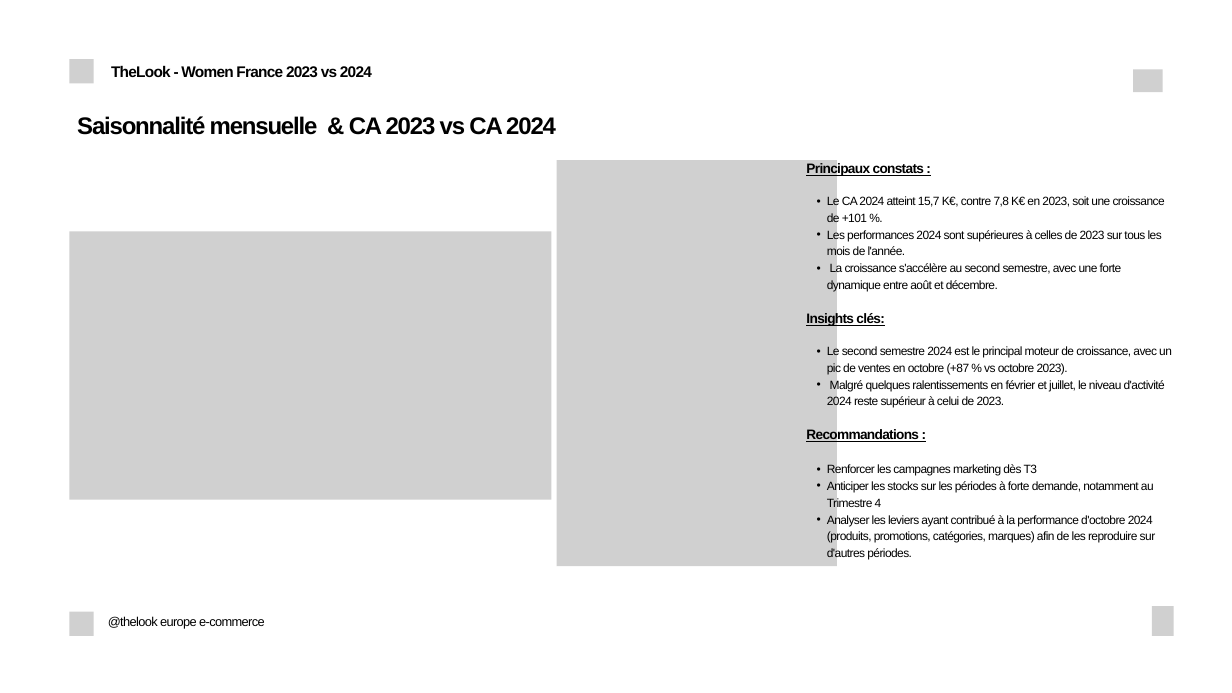
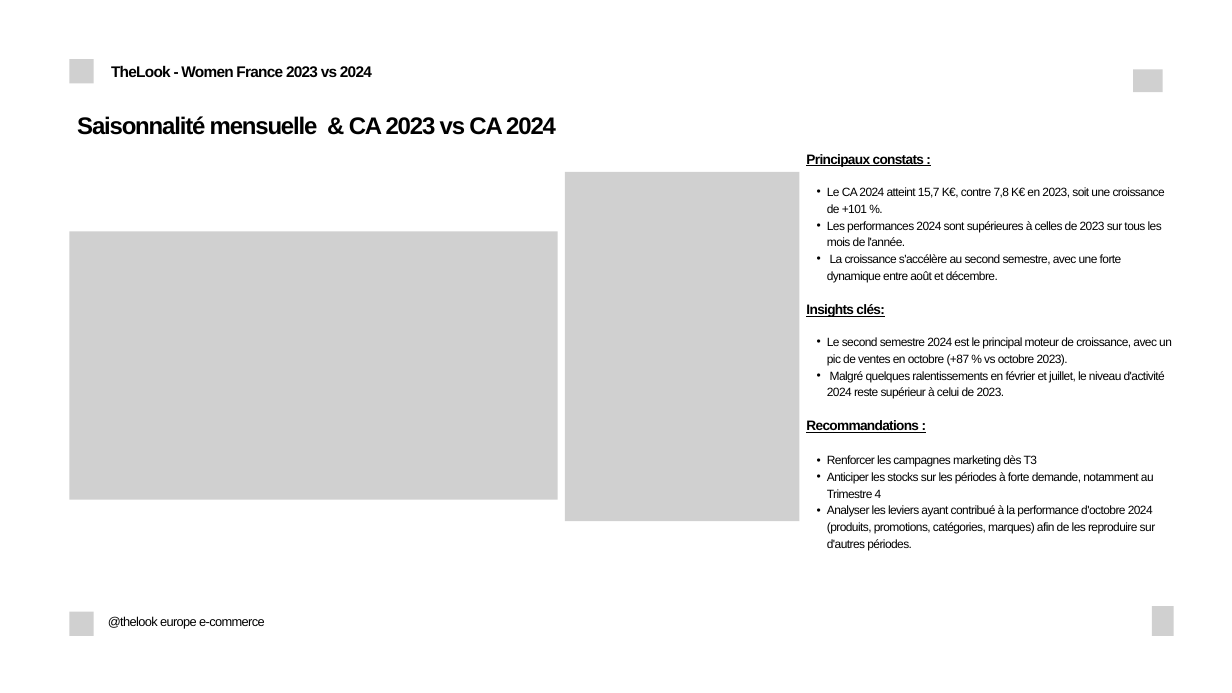
Before and after one commit to fko-data-sport/thelook-da-projet, a slide deck: slide 11 of slides/Soutenance_20min.pptx. Drawn at 1232x693 pixels with LibreOffice and Linux fonts; fonts in the diff are those of the drawing; grey boxes stand for pictures. Boxes give left, top, right and bottom in pixels: in the first picture for what was removed or moved away, otherwise in the second. Text is boxed around its words. In the diff, an @@ line names an element or a change of style, - is before the commit and + after.

Commit message:
final ppt

```diff
--- a/slides/Soutenance_20min.pptx
+++ b/slides/Soutenance_20min.pptx
@@ text "Principaux constats :": place and size @@
-text "Principaux constats :" at <box>806,162,1172,560</box>
+text "Principaux constats :" at <box>806,154,1172,551</box>
@@ picture: place and size @@
-picture at <box>557,160,837,566</box>
+picture at <box>565,172,800,521</box>
@@ picture: place and size @@
-picture at <box>69,232,551,500</box>
+picture at <box>69,232,557,500</box>
```
